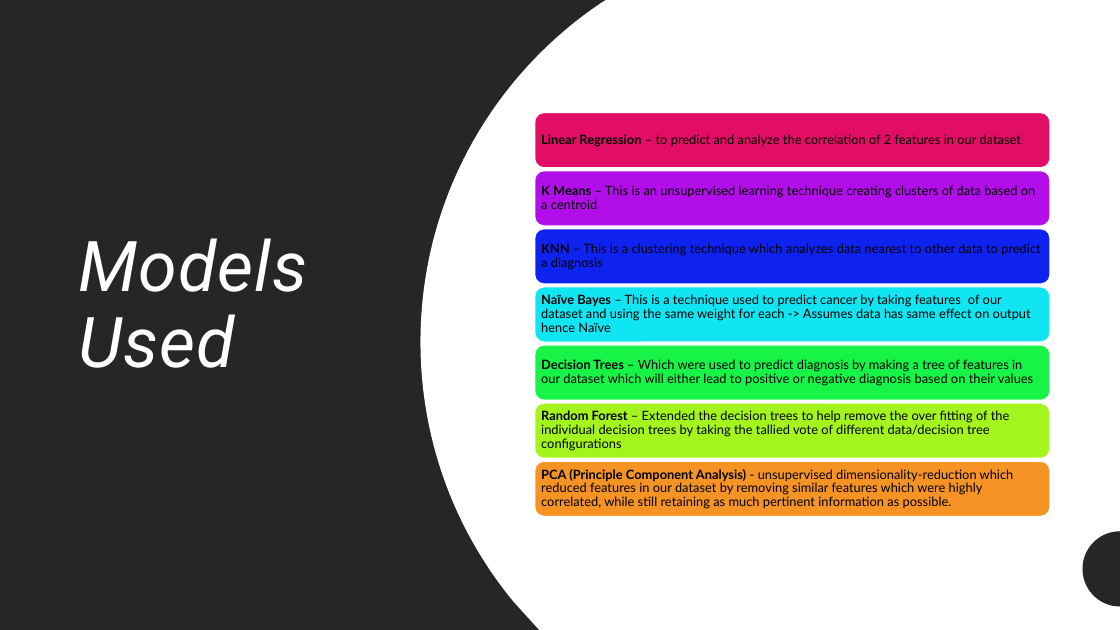
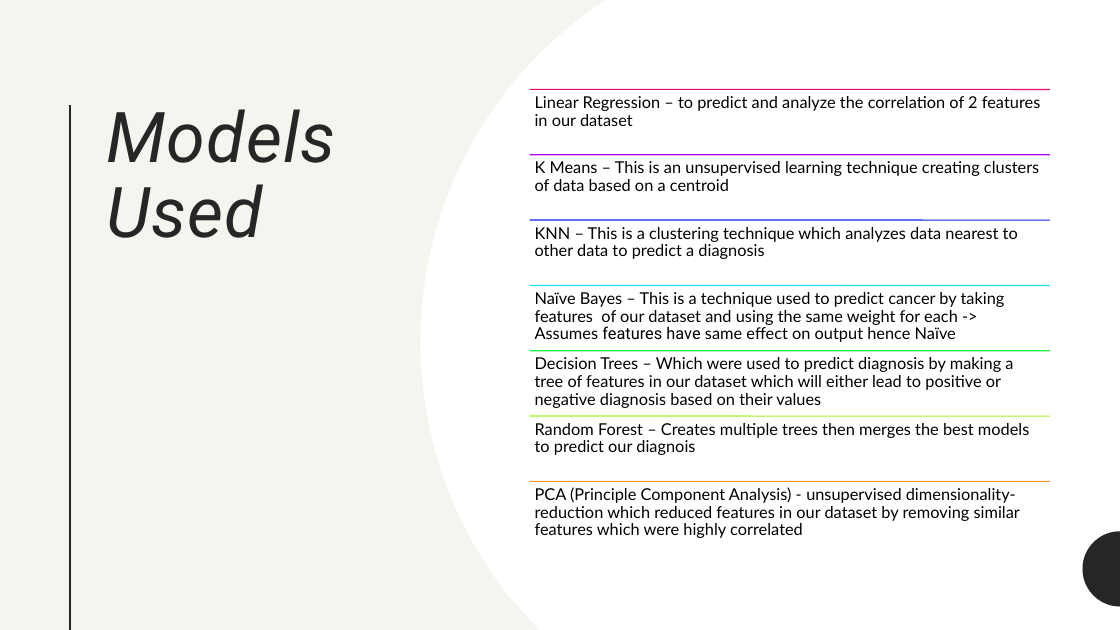
Before and after one commit to Ultan-Kearns/LYIT-Machine-Learning-Project, a slide deck: slide 3 of Presentation.pptx. Drawn at 1120x630 pixels with LibreOffice and Linux fonts; fonts in the diff are those of the drawing. Boxes give left, top, right and bottom in pixels: in the first picture for what was removed or moved away, otherwise in the second. Text is boxed around its words. In the diff, an @@ line names an element or a change of style, - is before the commit and + after.

Commit message:
Updated presentation

```diff
--- a/Presentation.pptx
+++ b/Presentation.pptx
@@ background #FFFFFF to #F6F4EF @@
@@ rectangle at (x1=0, y1=0, x2=1120, y2=630): fill #262626 to #F6F4EF @@
@@ text "Linear Regression – to predict ..." moved from (x1=541, y1=134, x2=1021, y2=147) to (x1=535, y1=96, x2=1040, y2=126) @@
@@ text "Linear Regression – to predict ..." at (x1=535, y1=96, x2=1040, y2=126): size 11 to 14 pt; bold off in "Linear Regression"; more space between paragraphs; vertical alignment middle to top @@
@@ title "Models Used" moved from (x1=78, y1=238, x2=307, y2=368) to (x1=107, y1=109, x2=336, y2=238) @@
@@ title "Models Used" at (x1=107, y1=109, x2=336, y2=238): text colour #FFFFFF to #262626; vertical alignment middle to top @@
@@ text "K Means – This is ..." moved from (x1=541, y1=185, x2=1035, y2=209) to (x1=535, y1=161, x2=1039, y2=191) @@
@@ text "K Means – This is ..." at (x1=535, y1=161, x2=1039, y2=191): size 11 to 14 pt; bold off in "K Means"; more space between paragraphs; vertical alignment middle to top @@
@@ text "KNN – This is a ..." moved from (x1=541, y1=243, x2=1040, y2=270) to (x1=535, y1=227, x2=1018, y2=259) @@
@@ text "KNN – This is a ..." at (x1=535, y1=227, x2=1018, y2=259): size 11 to 14 pt; bold off in "KNN"; more space between paragraphs; vertical alignment middle to top @@
@@ text "Naïve Bayes – This is ..." at (x1=535, y1=292, x2=1005, y2=342): vertical alignment middle to top @@
@@ text at (x1=535, y1=292, x2=1005, y2=342): text changed; size 11 to 14 pt @@
-Naïve Bayes – This is a technique used to predict cancer by taking features of our dataset and using the same weight for each -> Assumes data has same effect on output hence Naïve
+Naïve Bayes – This is a technique used to predict cancer by taking features of our dataset and using the same weight for each -> Assumes features have same effect on output hence Naïve
@@ text "Decision Trees – Which were ..." at (x1=535, y1=357, x2=1013, y2=408): size 11 to 14 pt; bold off in "Decision Trees"; more space between paragraphs; vertical alignment middle to top @@
@@ group removed at (x1=535, y1=113, x2=1050, y2=517): 7 rounded rectangles, 1 text @@
-Random Forest – Extended the decision trees to help remove the over fitting of the individual decision trees by taking the tallied vote of different data/decision tree configurations
@@ text "PCA (Principle Component Analysis) - ..." at (x1=535, y1=487, x2=1020, y2=538): vertical alignment middle to top @@
@@ group added at (x1=530, y1=89, x2=1050, y2=481): 7 lines, 1 text @@
+Random Forest – Creates multiple trees then merges the best models to predict our diagnois
@@ text at (x1=535, y1=487, x2=1020, y2=538): text changed; size 11 to 14 pt @@
-PCA (Principle Component Analysis) - unsupervised dimensionality-reduction which reduced features in our dataset by removing similar features which were highly correlated, while still retaining as much pertinent information as possible.
+PCA (Principle Component Analysis) - unsupervised dimensionality-reduction which reduced features in our dataset by removing similar features which were highly correlated
```
Also in this commit, not shown: 3 other slides changed, 1 other file.
